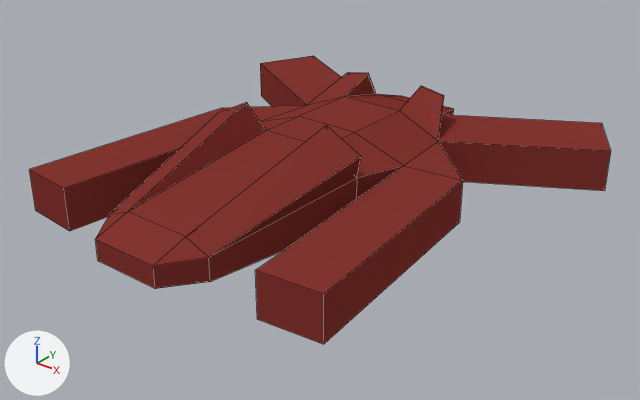
The Blender file Art/models/spaceship1.blend: old version first, new version second.
One viewpoint serves both versions: a camera (50 mm lens) standing at (18.4, -21.7, 12.9) and looking at (0.6, 0.5, -0.9). Every picture has the same lights, and +X, +Y and +Z are marked at lower left. Mesh edges are drawn as thin lines. The same objects are shown in both versions, whatever each file hides.
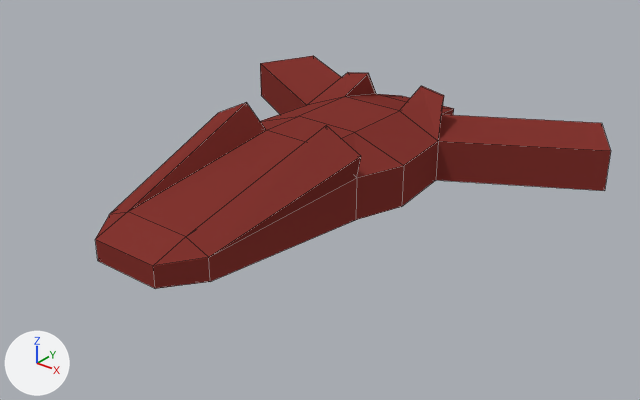
What differs and where, as boxes [x1, y1, x2, y2] in the pictures (640 x 400 px):
'Cube', reshaped (11% narrower, 19% shorter): before [29, 56, 611, 344]; after [95, 56, 611, 289]
part 1 of me_cube_001, cut back (red): before [29, 105, 305, 231]
part 2 of me_cube_001, cut back: before [255, 142, 463, 344]; after [402, 142, 438, 206]

What changed in the scene script:
```text
Change me_cube_001:
    used by ob_cube; location = (0.0, 0.0, 0.0); scale = (1.49, 1.49, 1.49)
    remove me_cube_001.from_pydata(...)  # 96 vertices, 102 faces; spans x -5.57..5.57, y -5.22..6.38, z -1.0..1.7
    add me_cube_001.from_pydata(...)  # 84 vertices, 88 faces; spans x -5.57..5.57, y -5.22..6.38, z -1.0..1.7
    me_cube_001 part 1
    6 vertices are removed from x -4.24..-2.78, y -4.49..1.24, z -0.52..0.52
    8 faces are deleted
    1 new face joins them, mat_ship (red #853631)
    me_cube_001 part 2
    6 vertices are removed from x 2.78..4.24, y -4.49..1.24, z -0.52..0.52
    8 faces are deleted
    1 new face joins them, mat_ship (red #853631)
```
